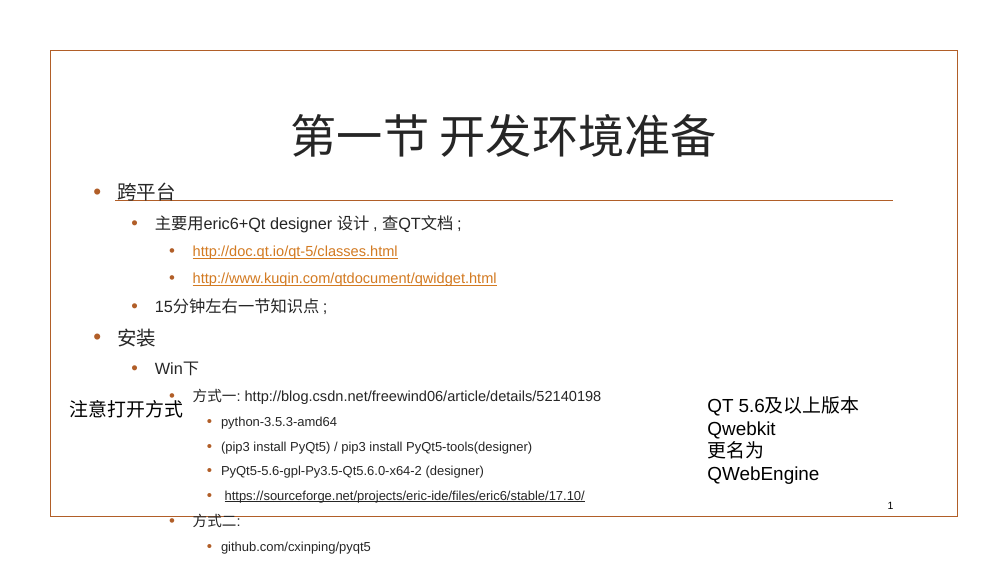
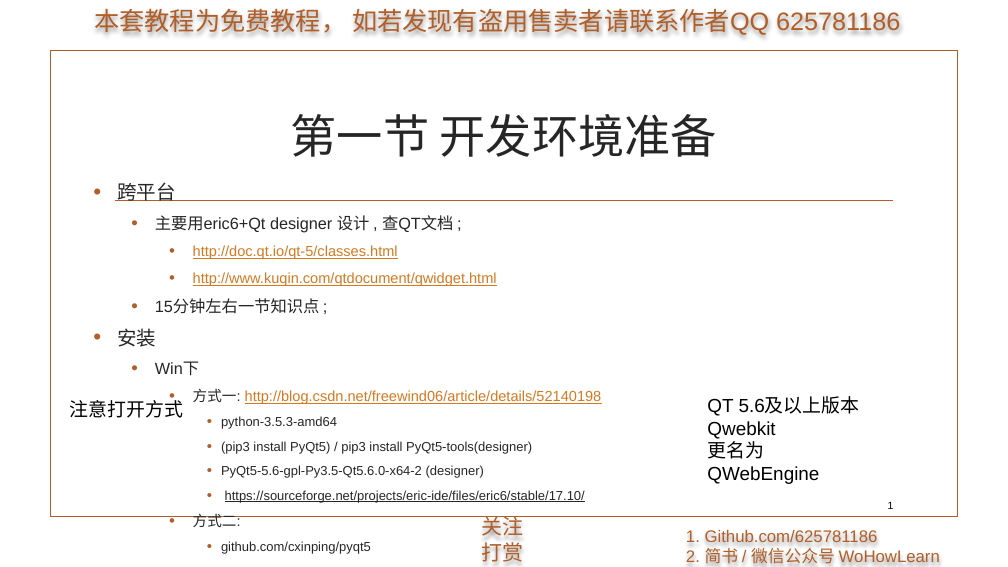
Before and after one commit to 625781186/WoHowLearn_PyQt5, a slide deck: slide 1 of 1.准备/1.准备.pptx. Drawn at 1008x567 pixels with LibreOffice and Linux fonts; fonts in the diff are those of the drawing; background and template pictures are left out. Boxes give left, top, right and bottom in pixels: in the first picture for what was removed or moved away, otherwise in the second. Text is boxed around its words. In the diff, an @@ line names an element or a change of style, - is before the commit and + after.

Commit message:
1. 环境搭建 与 逻辑界面分离的步骤

```diff
--- a/1.准备/1.准备.pptx
+++ b/1.准备/1.准备.pptx
@@ text added at box(94, 9, 900, 35), 24 pt, text #B15E28 @@
+本套教程为免费教程， 如若发现有盗用售卖者请联系作者QQ 625781186
@@ text at box(193, 389, 602, 404): text colour #262626 to #D37A21, underline on in "http://blog.csdn.net/freewind06/article/details/52140198" @@
@@ text added at box(482, 516, 524, 562), 20 pt, text #B15E28 @@
+关注
+打赏
@@ text added at box(686, 530, 940, 564), 16 pt, text #B15E28 @@
+1. Github.com/625781186
+2. 简书 / 微信公众号 WoHowLearn
```
Also in this commit, not shown: 5 other slides changed, 2 slides added.
